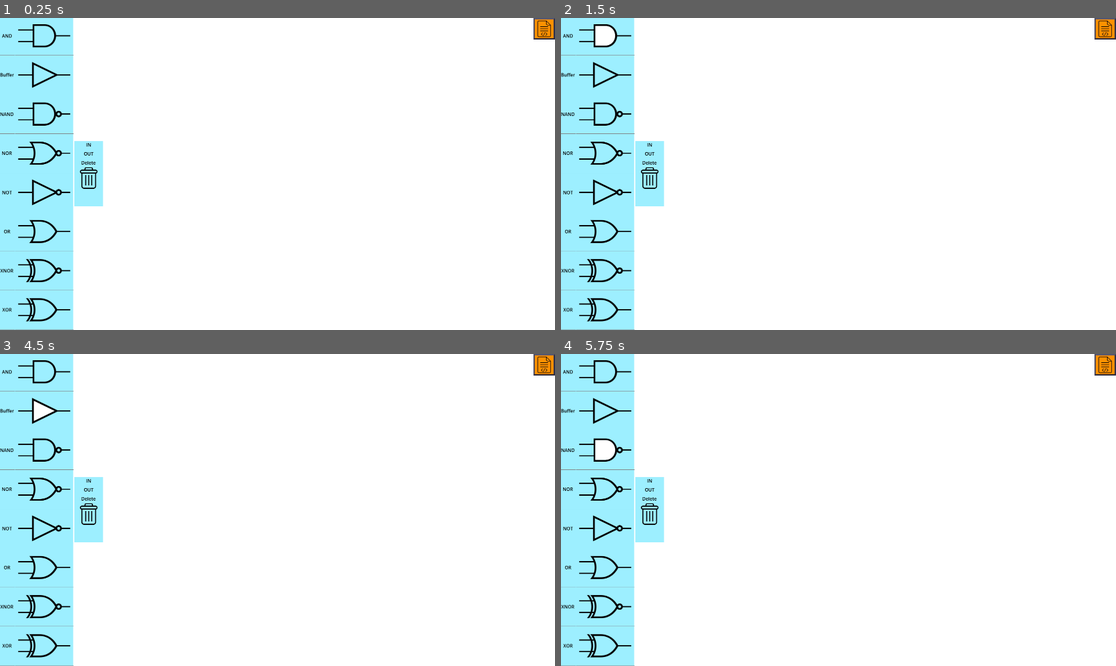
Above: before the commit, frames 1-4 (two rows, left to right).
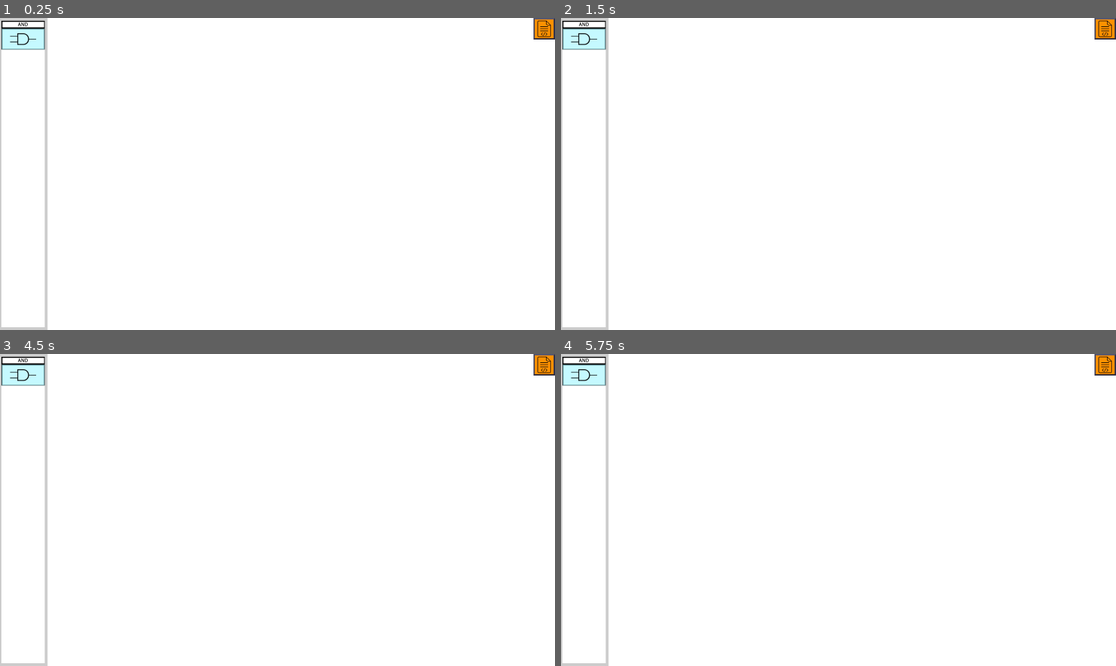
Above: after the commit, the same moments.

Repository: sleep-walkerr/CircuitCanvas
Game: Godot game, scene res://MainScene.tscn
The game is run twice, just before and just after one commit, with the same random seed, the same clock (stepped at 60 frames per second) and the same inputs.
Inputs (mouse positions are in pixels of both pictures, inside the frame that each line leads up to):
- Up to frame 1 (0.25 s): no input
- Up to frame 2 (1.5 s): click (605, 36) at 0.52 s; click (583, 39) at 1.27 s
- Up to frame 3 (4.5 s): click (88, 485) at 2.02 s; click (88, 494) at 2.77 s; click (543, 363) at 3.5 s; click (44, 410) at 4.27 s
- Up to frame 4 (5.75 s): click (605, 450) at 5.02 s

The runs differ from the first frame. In frame 1, 14% of the frame differs, in the area x 0-19%, y 0-100%; in frame 2, 14%; in frame 3, 14%; in frame 4, 14%.

Commit message:
Basic incomplete overhaul of UI

Diff:
--- a/GUI/GUI.tscn
+++ b/GUI/GUI.tscn
@@ -1,72 +1,40 @@
 [gd_scene load_steps=4 format=3 uid="uid://cfunyue2jj6vc"]
 
 [ext_resource type="Script" path="res://GUI/GUIScript.gd" id="1"]
+[ext_resource type="PackedScene" uid="uid://y1qqyuubv81g" path="res://GUI/GateSelectionContainer.tscn" id="1_vh076"]
 
-[sub_resource type="RectangleShape2D" id="RectangleShape2D_6261k"]
+[sub_resource type="StyleBoxFlat" id="StyleBoxFlat_3pgc0"]
+bg_color = Color(1, 1, 1, 1)
+border_width_left = 10
+border_width_top = 10
+border_width_right = 10
+border_width_bottom = 10
 
-[sub_resource type="RectangleShape2D" id="RectangleShape2D_4m12f"]
-
-[node name="Node2D" type="Node2D"]
+[node name="MainGUI" type="Panel"]
+custom_minimum_size = Vector2(170, 1080)
+anchors_preset = 15
+anchor_right = 1.0
+anchor_bottom = 1.0
+offset_right = -1750.0
+grow_horizontal = 2
+grow_vertical = 2
+size_flags_horizontal = 3
+size_flags_vertical = 3
+theme_override_styles/panel = SubResource("StyleBoxFlat_3pgc0")
 script = ExtResource("1")
 
-[node name="HBoxContainer" type="HBoxContainer" parent="."]
-custom_minimum_size = Vector2(0, 1080)
-layout_direction = 2
-anchors_preset = 4
-anchor_top = 0.5
-anchor_bottom = 0.5
-offset_right = 108.0
-offset_bottom = 1080.0
-grow_vertical = 2
+[node name="SelectionButtonsContainer" type="VBoxContainer" parent="."]
+custom_minimum_size = Vector2(150, 0)
+layout_mode = 1
+anchors_preset = 5
+anchor_left = 0.5
+anchor_right = 0.5
+offset_left = -75.0
+offset_top = 10.0
+offset_right = 75.0
+offset_bottom = 110.0
+grow_horizontal = 2
 
-[node name="Control" type="MarginContainer" parent="HBoxContainer"]
+[node name="GateSelectionContainer" parent="SelectionButtonsContainer" instance=ExtResource("1_vh076")]
+clip_contents = true
 layout_mode = 2
-
-[node name="ColorRect" type="ColorRect" parent="HBoxContainer/Control"]
-custom_minimum_size = Vector2(0, 1080)
-layout_mode = 2
-mouse_filter = 2
-color = Color(0.34902, 0.894118, 1, 0.588235)
-
-[node name="HBoxContainer" type="HBoxContainer" parent="HBoxContainer/Control"]
-layout_mode = 2
-
-[node name="VBoxContainer2" type="VBoxContainer" parent="HBoxContainer/Control/HBoxContainer"]
-layout_mode = 2
-
-[node name="VSeparator" type="VSeparator" parent="HBoxContainer/Control/HBoxContainer"]
-visible = false
-layout_mode = 2
-
-[node name="VBoxContainer" type="VBoxContainer" parent="HBoxContainer/Control/HBoxContainer"]
-layout_mode = 2
-mouse_filter = 2
-
-[node name="Control2" type="MarginContainer" parent="HBoxContainer"]
-custom_minimum_size = Vector2(100, 225)
-layout_direction = 2
-layout_mode = 2
-size_flags_horizontal = 8
-size_flags_vertical = 6
-
-[node name="ColorRect" type="ColorRect" parent="HBoxContainer/Control2"]
-layout_mode = 2
-mouse_filter = 2
-color = Color(0.34902, 0.894118, 1, 0.588235)
-
-[node name="VBoxContainer" type="VBoxContainer" parent="HBoxContainer/Control2"]
-layout_mode = 2
-mouse_filter = 2
-
-[node name="selectionCollision" type="StaticBody2D" parent="HBoxContainer"]
-
-[node name="CollisionShape2D" type="CollisionShape2D" parent="HBoxContainer/selectionCollision"]
-shape = SubResource("RectangleShape2D_6261k")
-
-[node name="selectionCollision2" type="StaticBody2D" parent="HBoxContainer"]
-position = Vector2(4, 0)
-
-[node name="CollisionShape2D2" type="CollisionShape2D" parent="HBoxContainer/selectionCollision2"]
-modulate = Color(0, 0, 0, 1)
-self_modulate = Color(0, 0, 0, 1)
-shape = SubResource("RectangleShape2D_4m12f")
--- a/GUI/GUIScript.gd
+++ b/GUI/GUIScript.gd
@@ -1,4 +1,4 @@
-extends Node2D
+extends Panel
 var typeList = ['AND', 'Buffer', 'NAND', 'NOR', 'NOT', 'OR', 'XNOR', 'XOR']
 var otherTypeList = ['IN', 'OUT', 'Delete']
 
@@ -9,59 +9,4 @@
 
 # Called when the node enters the scene tree for the first time.
 func _ready():
-	$HBoxContainer.size_flags_vertical += Control.SIZE_EXPAND_FILL
-	for gateType in typeList: #for each listed gateType
-		var currentGateSelectionLabel = Label.new()
-		currentGateSelectionLabel.text = gateType
-		currentGateSelectionLabel.set_vertical_alignment(VERTICAL_ALIGNMENT_CENTER);
-		currentGateSelectionLabel.set_horizontal_alignment(HORIZONTAL_ALIGNMENT_CENTER);
-		currentGateSelectionLabel.add_theme_color_override("font_color", Color(0.0, 0.0, 0.0, 1.0))
-		currentGateSelectionLabel.size_flags_vertical = Control.SIZE_EXPAND_FILL
-		#currentGateSelectionLabel.size_flags_vertical =
-		# set color to black or something here
-		get_node("HBoxContainer/Control/HBoxContainer/VBoxContainer2").add_child(currentGateSelectionLabel)
-		var hlabelSeperator = HSeparator.new()
-		get_node("HBoxContainer/Control/HBoxContainer/VBoxContainer2").add_child(hlabelSeperator)
-
-
-		var currentGateTextureButton = TextureButton.new()
-		currentGateTextureButton.texture_normal = load("res://Icons/" + gateType + ".png")
-		currentGateTextureButton.texture_pressed = load("res://Icons/" + gateType + "Pressed.png")
-		currentGateTextureButton.stretch_mode = TextureButton.STRETCH_KEEP_CENTERED
-		currentGateTextureButton.name = gateType
-		currentGateTextureButton.size_flags_vertical = Control.SIZE_EXPAND_FILL
-		get_node("HBoxContainer/Control/HBoxContainer/VBoxContainer").add_child(currentGateTextureButton)
-
-
-		var gateSeparator = HSeparator.new()
-		get_node("HBoxContainer/Control/HBoxContainer/VBoxContainer").add_child(gateSeparator)
-
-
-		#now manually add trigger
-		currentGateTextureButton.connect("pressed",Callable(get_node("/root/Node2D"),"SetSelectedGate").bind(currentGateTextureButton))
-
-
-	for otherType in otherTypeList:
-		var currentOtherSelectionLabel = Label.new()
-		currentOtherSelectionLabel.text = otherType
-		currentOtherSelectionLabel.set_vertical_alignment(VERTICAL_ALIGNMENT_CENTER);
-		currentOtherSelectionLabel.set_horizontal_alignment(HORIZONTAL_ALIGNMENT_CENTER);
-		currentOtherSelectionLabel.add_theme_color_override("font_color", Color(0.0, 0.0, 0.0, 1.0))
-		get_node("HBoxContainer//Control2/VBoxContainer").add_child(currentOtherSelectionLabel)
-
-		var currentOtherTextureButton = TextureButton.new()
-		currentOtherTextureButton.name = otherType
-		currentOtherTextureButton.texture_normal = load("res://Icons/" + otherType + ".png")
-		currentOtherTextureButton.stretch_mode = TextureButton.STRETCH_KEEP_CENTERED
-		get_node("HBoxContainer//Control2/VBoxContainer").add_child(currentOtherTextureButton)
-
-		#now manually add trigger
-		currentOtherTextureButton.connect("pressed",Callable(get_node("/root/Node2D"),"SetSelectedGate").bind(currentOtherTextureButton))
-
-	#set collision as same size as container
-	await get_tree().process_frame
-	$HBoxContainer/selectionCollision/CollisionShape2D.shape.size = $HBoxContainer/Control/HBoxContainer.get_rect().size
-	$HBoxContainer/selectionCollision/CollisionShape2D.position = $HBoxContainer/Control/HBoxContainer.get_rect().get_center()
-
-	$HBoxContainer/selectionCollision2/CollisionShape2D2.shape.size = $HBoxContainer/Control2/VBoxContainer.get_rect().size
-	$HBoxContainer/selectionCollision2/CollisionShape2D2.position = ($HBoxContainer/Control2/VBoxContainer.get_screen_position() - Vector2(2,4))   + ($HBoxContainer/Control2/VBoxContainer.get_rect().size / 2 -  Vector2(1,1))
+	pass
--- /dev/null
+++ b/GUI/GateSelectionContainer.tscn
@@ -0,0 +1,63 @@
+[gd_scene load_steps=5 format=3 uid="uid://y1qqyuubv81g"]
+
+[ext_resource type="Texture2D" uid="uid://behihrrsmmolj" path="res://Icons/AND.png" id="1_pwggh"]
+[ext_resource type="Texture2D" uid="uid://dk5pcq4p3d3eg" path="res://Icons/ANDPressed.png" id="2_xqdhw"]
+
+[sub_resource type="StyleBoxFlat" id="StyleBoxFlat_66572"]
+bg_color = Color(1, 1, 1, 1)
+border_width_left = 3
+border_width_top = 3
+border_width_right = 3
+border_width_bottom = 3
+border_color = Color(0, 0, 0, 1)
+
+[sub_resource type="StyleBoxFlat" id="StyleBoxFlat_j80e2"]
+bg_color = Color(0.419608, 0.933333, 1, 0.392157)
+border_width_left = 5
+border_width_top = 5
+border_width_right = 5
+border_width_bottom = 5
+border_color = Color(0, 0, 0, 1)
+border_blend = true
+
+[node name="GateSelectionContainer" type="VBoxContainer"]
+custom_minimum_size = Vector2(150, 100)
+offset_right = 150.0
+offset_bottom = 100.0
+size_flags_vertical = 3
+theme_override_constants/separation = 0
+
+[node name="LabelPanel" type="Panel" parent="."]
+custom_minimum_size = Vector2(0, 26)
+layout_mode = 2
+size_flags_vertical = 0
+theme_override_styles/panel = SubResource("StyleBoxFlat_66572")
+
+[node name="GateSelectionLabel" type="Label" parent="LabelPanel"]
+layout_mode = 1
+anchors_preset = 15
+anchor_right = 1.0
+anchor_bottom = 1.0
+grow_horizontal = 2
+grow_vertical = 2
+theme_override_colors/font_color = Color(0, 0, 0, 1)
+text = "AND"
+horizontal_alignment = 1
+
+[node name="GateButtonPanel" type="Panel" parent="."]
+custom_minimum_size = Vector2(100, 20)
+layout_mode = 2
+size_flags_vertical = 3
+theme_override_styles/panel = SubResource("StyleBoxFlat_j80e2")
+
+[node name="GateSelectionButton" type="TextureButton" parent="GateButtonPanel"]
+layout_direction = 2
+layout_mode = 1
+anchors_preset = 15
+anchor_right = 1.0
+anchor_bottom = 1.0
+grow_horizontal = 2
+grow_vertical = 2
+texture_normal = ExtResource("1_pwggh")
+texture_pressed = ExtResource("2_xqdhw")
+stretch_mode = 3
--- a/Gate/Gate.tscn
+++ b/Gate/Gate.tscn
@@ -18,6 +18,7 @@
 debug_color = Color(0, 0.6, 0.701961, 0.419608)
 
 [node name="Blank" type="Sprite2D" parent="."]
+visible = false
 self_modulate = Color(0.419608, 0.933333, 1, 0.392157)
 show_behind_parent = true
 scale = Vector2(1.1175, 1)
--- a/MainScene.tscn
+++ b/MainScene.tscn
@@ -10,8 +10,6 @@
 
 [node name="Node2D" type="Node2D"]
 script = ExtResource("2")
-
-[node name="GUI" parent="." instance=ExtResource("10")]
 
 [node name="GateContainer" type="Node2D" parent="."]
 
@@ -68,4 +66,8 @@
 [node name="CollisionShape2D" type="CollisionShape2D" parent="SimulateLogicButton/Area2D"]
 shape = SubResource("RectangleShape2D_wq1or")
 
+[node name="Control" parent="." instance=ExtResource("10")]
+offset_right = 160.0
+offset_bottom = 1080.0
+
 [connection signal="pressed" from="SimulateLogicButton" to="." method="_on_simulate_logic_button_pressed"]
Binary file changed: Icons/AND.png
Binary file changed: Icons/ANDPressed.png
